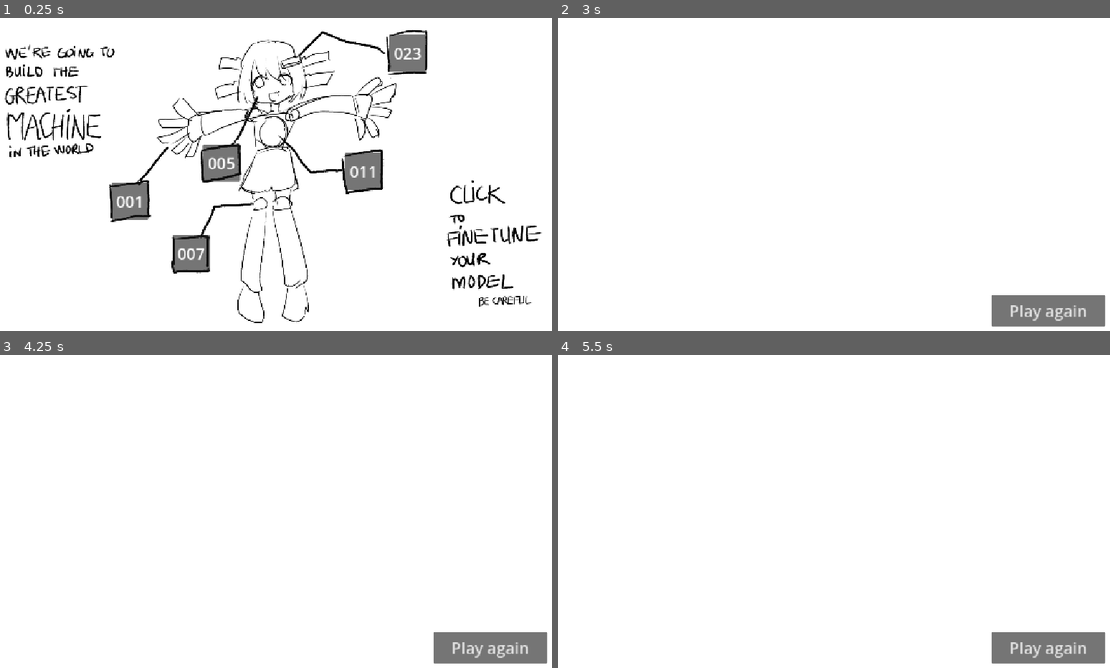
Above: before the commit, frames 1-4 (two rows, left to right).
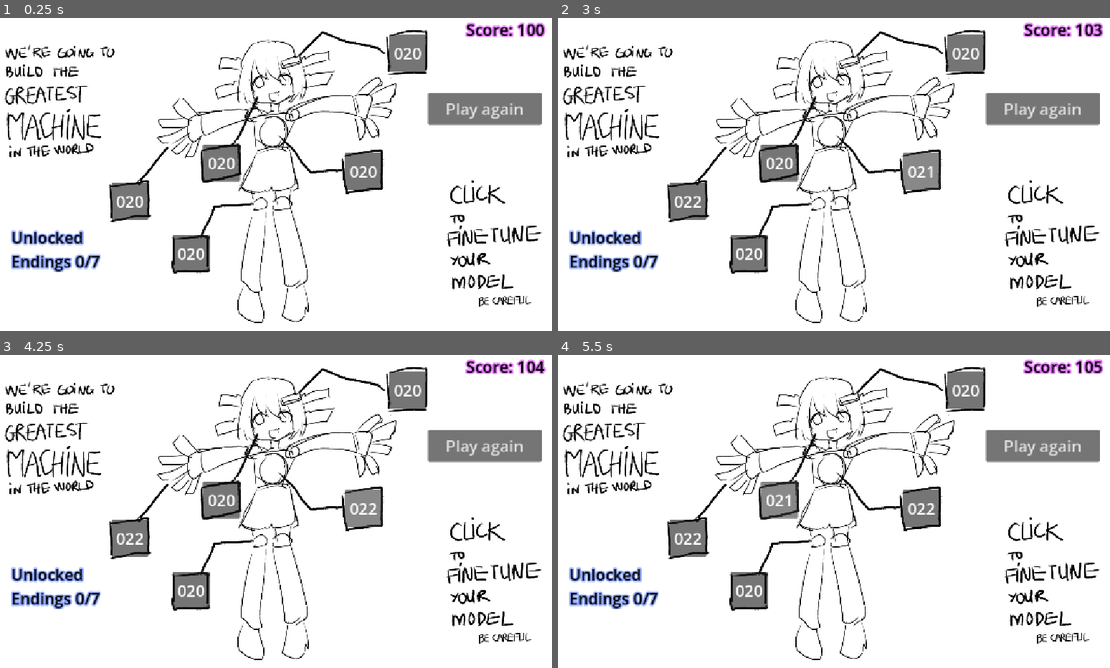
Above: after the commit, the same moments.

Repository: minh711/godot_finetuner-simulator
Game: Godot game, scene res://main.tscn
Two runs of this game, one before a commit and one after it. Both use one fixed random seed, a clock stepped at 60 frames per second and the inputs below.
Inputs (mouse positions are in pixels of both pictures, inside the frame that each line leads up to):
- Up to frame 1 (0.25 s): no input
- Up to frame 2 (3 s): click "001" (after the commit: "020") at 0.5 s; click "001" (after the commit: "021") at 1.25 s; click "001" (after the commit: "022") at 2 s; click "011" (after the commit: "020") at 2.75 s
- Up to frame 3 (4.25 s): click (364, 508) at 3.5 s, where only the run after the commit has a clickable "021"
- Up to frame 4 (5.5 s): click (922, 508) at 4.25 s, where only the run after the commit has a clickable "022"; click (778, 498) at 5 s, where only the run after the commit has a clickable "020"

The runs differ from the first frame. In frame 1, 4.2% of the frame differs, in the area x 1-99%, y 1-82%; in frame 2, 15%, in the area x 0-100%, y 1-99%; in frame 3, 15%; in frame 4, 15%.

Commit message:
feat: core gameplay

Diff:
--- a/assets/spec.gd
+++ b/assets/spec.gd
@@ -5,9 +5,62 @@
 var name: String = ""
 var code: String = ""
 var description: String = ""
-var stress: float = 0.0
+var stress: int = 0
 var effects: Dictionary = {}   # map<string, number>
 
 # Format value like 001, 011, etc.
 func display_value() -> String:
 	return str(value).pad_zeros(3)
+
+func boost(delta: int):
+	value += delta
+
+func change_by_percent(percent: int):
+	value += value * percent / 100
+
+
+# Apply an effect by name
+# Returns true if the effect does NOT exist
+# Returns false if it exists (and applies it)
+func apply_effect(effect_name: String) -> bool:
+	if not effects.has(effect_name):
+		return true
+
+	# effect exists → apply it
+	value += effects[effect_name]
+	return false
+
+
+# Decrease all effects over time
+func update_effects():
+	var to_remove = []
+
+	for key in effects.keys():
+		effects[key] -= 1
+
+		if effects[key] <= 0:
+			to_remove.append(key)
+
+	# remove after iteration (safe)
+	for key in to_remove:
+		effects.erase(key)
+
+
+const HIGH_STRESS := 7
+const MID_STRESS := 5
+const LOW_STRESS := 3
+
+func update_value(delta: int):
+	if stress >= HIGH_STRESS:
+		value -= max(delta * 2, 2)
+		return
+
+	if stress >= MID_STRESS:
+		value -= delta
+		return
+
+	if stress >= LOW_STRESS:
+		value += delta / 2
+		return
+
+	value += delta
--- a/control.gd
+++ b/control.gd
@@ -1,41 +1,37 @@
 extends Control
 
 var specs = {}
+var last_hand_value := 20
 
 # Called when the node enters the scene tree for the first time.
 func _ready() -> void:
-	#$BtnHand.tooltip_text = """
-		#==CONNECTIVITY==
-		#The ability of the model to connect to a thing.
-	#"""
-
 	# --- Create Specs ---
 	var hand_spec = Spec.new()
-	hand_spec.value = 1
+	hand_spec.value = 20
 	hand_spec.name = "Connectivity"
 	hand_spec.code = "CNT"
 	hand_spec.description = "The ability of the model to connect to a thing."
 
 	var core_spec = Spec.new()
-	core_spec.value = 11
+	core_spec.value = 20
 	core_spec.name = "Core"
 	core_spec.code = "COR"
 	core_spec.description = "Central processing unit."
 
 	var interface_spec = Spec.new()
-	interface_spec.value = 5
+	interface_spec.value = 20
 	interface_spec.name = "Interface"
 	interface_spec.code = "INT"
 	interface_spec.description = "Interaction layer."
 
 	var processor_spec = Spec.new()
-	processor_spec.value = 23
+	processor_spec.value = 20
 	processor_spec.name = "Processor"
 	processor_spec.code = "CPU"
 	processor_spec.description = "Handles computation."
 
 	var leg_spec = Spec.new()
-	leg_spec.value = 7
+	leg_spec.value = 20
 	leg_spec.name = "Mobility"
 	leg_spec.code = "LEG"
 	leg_spec.description = "Movement capability."
@@ -51,40 +47,36 @@
 	for button in specs.keys():
 		apply_spec_to_button(button)
 
+	$UnlockedEndings.text = "Unlocked\nEndings " + str(Global.unlocked_endings) + "/7"
+
 
 # Called every frame. 'delta' is the elapsed time since the previous frame.
 func _process(delta: float) -> void:
 	pass
 
-
-func _on_button_1_pressed():
-	#get_tree().change_scene_to_file("res://final.tscn")
-	pass
+func update():
+	update_all_effects()
+	check()
 
 
 func _on_btn_hand_pressed() -> void:
-	$BtnHand.text = "001"
-	$BtnHand.add_theme_color_override("font_color", Color(1, 0, 0))
-	$BtnHand.add_theme_color_override("font_hover_color", Color(1, 0, 0))
-	$BtnHand.add_theme_color_override("font_pressed_color", Color(1, 0, 0))
-	#Global.selected_background = "res://assets/ed_2.png"
-	#get_tree().change_scene_to_file("res://final.tscn")
+	onClick("CNT")
 
 
 func _on_btn_core_pressed() -> void:
-	get_tree().change_scene_to_file("res://final.tscn")
+	onClick("COR")
 
 
 func _on_btn_interface_pressed() -> void:
-	get_tree().change_scene_to_file("res://final.tscn")
+	onClick("INT")
 
 
 func _on_btn_processor_pressed() -> void:
-	get_tree().change_scene_to_file("res://final.tscn")
+	onClick("CPU")
 
 
 func _on_btn_leg_pressed() -> void:
-	get_tree().change_scene_to_file("res://final.tscn")
+	onClick("LEG")
 
 
 func apply_spec_to_button(button: Button) -> void:
@@ -96,9 +88,111 @@
 	button.text = spec.display_value()
 
 	# Tooltip from spec
-	button.tooltip_text = "==%s==\n%s" % [spec.name.to_upper(), spec.description]
+	button.tooltip_text = "==%s==\nValue: %s\nStress: %s" % [
+		spec.name.to_upper(),
+		#spec.description,
+		spec.display_value(),
+		spec.stress
+	]
 
-	# Optional styling
-	button.add_theme_color_override("font_color", Color(1, 1, 1))
-	button.add_theme_color_override("font_hover_color", Color(1, 1, 1))
-	button.add_theme_color_override("font_pressed_color", Color(1, 1, 1))
+	# --- COLOR LOGIC ---
+	if spec.value >= 30:
+		var green = Color(0, 1, 0)
+		button.add_theme_color_override("font_color", green)
+		button.add_theme_color_override("font_hover_color", green)
+		button.add_theme_color_override("font_pressed_color", green)
+
+	elif spec.value <= 10:
+		var red = Color(1, 0, 0)
+		button.add_theme_color_override("font_color", red)
+		button.add_theme_color_override("font_hover_color", red)
+		button.add_theme_color_override("font_pressed_color", red)
+
+	else:
+		var white = Color(1, 1, 1)
+		button.add_theme_color_override("font_color", white)
+		button.add_theme_color_override("font_hover_color", white)
+		button.add_theme_color_override("font_pressed_color", white)
+
+
+func update_all_effects() -> void:
+	for spec in specs.values():
+		spec.update_effects()
+
+
+func any_spec(condition: Callable) -> bool:
+	for spec in specs.values():
+		if condition.call(spec):
+			return true
+	return false
+
+
+func all_specs(condition: Callable) -> bool:
+	for spec in specs.values():
+		if not condition.call(spec):
+			return false
+	return true
+
+func check() -> void:
+	#Global.unlocked_endings += 1
+
+	var sum = 0
+
+	var hand = specs[$BtnHand]
+	var core = specs[$BtnCore]
+	var interface = specs[$BtnInterface]
+	var processor = specs[$BtnProcessor]
+	var leg = specs[$BtnLeg]
+
+	for spec in specs.values():
+		sum += spec.value
+		$Score.text = "Score: %d" % sum
+
+	if last_hand_value < 30 and hand.value >= 30:
+		$Hand.texture = load("res://assets/hand_3.png")
+		play_sound("upgrade.mp3")
+
+	if last_hand_value >10 and hand.value <= 10:
+		$Hand.texture = load("res://assets/hand_1.png")
+		play_sound("downgrade.mp3")
+
+	last_hand_value = hand.value
+
+	# ENDINGS
+	#if sum >= 100 and hand.value > 20:
+		#Global.selected_background = "ed_2"
+		#get_tree().change_scene_to_file("res://final.tscn")
+
+	#if all_specs(func(s): return s.value > 10):
+		#print("All specs are strong")
+		#return
+
+func play_sound(sound_name: String) -> void:
+	var player = AudioStreamPlayer.new()
+	player.stream = load("res://assets/%s" % sound_name)
+	add_child(player)
+	player.play()
+
+	# auto-cleanup after sound finishes
+	player.finished.connect(func(): player.queue_free())
+
+
+func onClick(code: String) -> void:
+	play_sound("click.mp3")
+
+	for button in specs.keys():
+		var spec = specs[button]
+
+		if spec.code == code:
+			spec.stress += 1
+			spec.update_value(1)
+		else:
+			spec.stress = max(0, spec.stress - 1)
+
+		apply_spec_to_button(button)
+
+	update()
+
+
+func _on_btn_play_again_pressed() -> void:
+	get_tree().change_scene_to_file("res://main.tscn")
--- a/final_control.gd
+++ b/final_control.gd
@@ -3,7 +3,8 @@
 
 # Called when the node enters the scene tree for the first time.
 func _ready() -> void:
-	$Background.texture = load(Global.selected_background)
+	play_sound("end.mp3")
+	$Background.texture = load("res://assets/" + Global.selected_background + ".png")
 	pass # Replace with function body.
 
 
@@ -14,3 +15,12 @@
 
 func _on_btn_play_again_pressed() -> void:
 	get_tree().change_scene_to_file("res://main.tscn")
+
+func play_sound(sound_name: String) -> void:
+	var player = AudioStreamPlayer.new()
+	player.stream = load("res://assets/%s" % sound_name)
+	add_child(player)
+	player.play()
+
+	# auto-cleanup after sound finishes
+	player.finished.connect(func(): player.queue_free())
--- a/global.gd
+++ b/global.gd
@@ -2,6 +2,7 @@
 
 
 var selected_background = ""
+var unlocked_endings = 0
 
 
 # Called when the node enters the scene tree for the first time.
--- a/main.tscn
+++ b/main.tscn
@@ -120,8 +120,59 @@
 theme_override_font_sizes/font_size = 32
 text = "000"
 
+[node name="Message" type="Label" parent="Control" unique_id=847177527]
+layout_mode = 0
+offset_left = -1.0
+offset_top = 569.0
+offset_right = 1151.0
+offset_bottom = 648.1111
+theme_override_colors/font_color = Color(0, 0, 0, 1)
+theme_override_colors/font_outline_color = Color(0.8373742, 0.65945405, 0, 1)
+theme_override_constants/outline_size = 12
+theme_override_font_sizes/font_size = 32
+horizontal_alignment = 1
+vertical_alignment = 1
+
+[node name="UnlockedEndings" type="Label" parent="Control" unique_id=1353709844]
+layout_mode = 0
+offset_left = 57.0
+offset_top = 433.0
+offset_right = 1209.0
+offset_bottom = 526.0
+theme_override_colors/font_color = Color(0, 0, 0, 1)
+theme_override_colors/font_outline_color = Color(0.5692146, 0.66484, 1, 1)
+theme_override_constants/outline_size = 12
+theme_override_font_sizes/font_size = 32
+text = "Unlocked
+endings: 0/7"
+vertical_alignment = 1
+
+[node name="Score" type="Label" parent="Control" unique_id=192033848]
+layout_mode = 0
+offset_left = -1.0
+offset_top = -2.0
+offset_right = 1128.0
+offset_bottom = 77.111084
+theme_override_colors/font_color = Color(0, 0, 0, 1)
+theme_override_colors/font_outline_color = Color(0.9045926, 0.48665977, 1, 1)
+theme_override_constants/outline_size = 12
+theme_override_font_sizes/font_size = 32
+text = "Score: 100"
+horizontal_alignment = 2
+vertical_alignment = 1
+
+[node name="BtnPlayAgain" type="Button" parent="Control" unique_id=1133961481]
+layout_mode = 0
+offset_left = 894.0
+offset_top = 165.0
+offset_right = 1123.0
+offset_bottom = 229.0
+theme_override_font_sizes/font_size = 32
+text = "Play again"
+
 [connection signal="pressed" from="Control/BtnHand" to="Control" method="_on_btn_hand_pressed"]
 [connection signal="pressed" from="Control/BtnCore" to="Control" method="_on_btn_core_pressed"]
 [connection signal="pressed" from="Control/BtnInterface" to="Control" method="_on_btn_interface_pressed"]
 [connection signal="pressed" from="Control/BtnProcessor" to="Control" method="_on_btn_processor_pressed"]
 [connection signal="pressed" from="Control/BtnLeg" to="Control" method="_on_btn_leg_pressed"]
+[connection signal="pressed" from="Control/BtnPlayAgain" to="Control" method="_on_btn_play_again_pressed"]
--- /dev/null
+++ b/music.gd
@@ -0,0 +1,17 @@
+extends Node
+
+var player: AudioStreamPlayer
+
+func _ready() -> void:
+	player = AudioStreamPlayer.new()
+	add_child(player)
+
+	player.stream = load("res://assets/bgm.mp3")
+	player.volume_db = -10
+	player.autoplay = true
+	player.play()
+
+	# optional: loop handling
+	player.finished.connect(func():
+		player.play()
+	)
--- a/project.godot
+++ b/project.godot
@@ -18,6 +18,7 @@
 [autoload]
 
 Global="*uid://et8o0uwij1am"
+Music="*uid://b3y8xyt20qndx"
 
 [display]
 
Not shown, added: assets/bgm.mp3.import
Not shown, added: assets/click.mp3.import
Not shown, added: assets/downgrade.mp3.import
Not shown, added: assets/end.mp3.import
Not shown, added: assets/upgrade.mp3.import
Not shown, added: music.gd.uid
Not shown, added: assets/bgm.mp3
Not shown, added: assets/click.mp3
Not shown, added: assets/downgrade.mp3
Not shown, added: assets/end.mp3
Not shown, added: assets/upgrade.mp3
